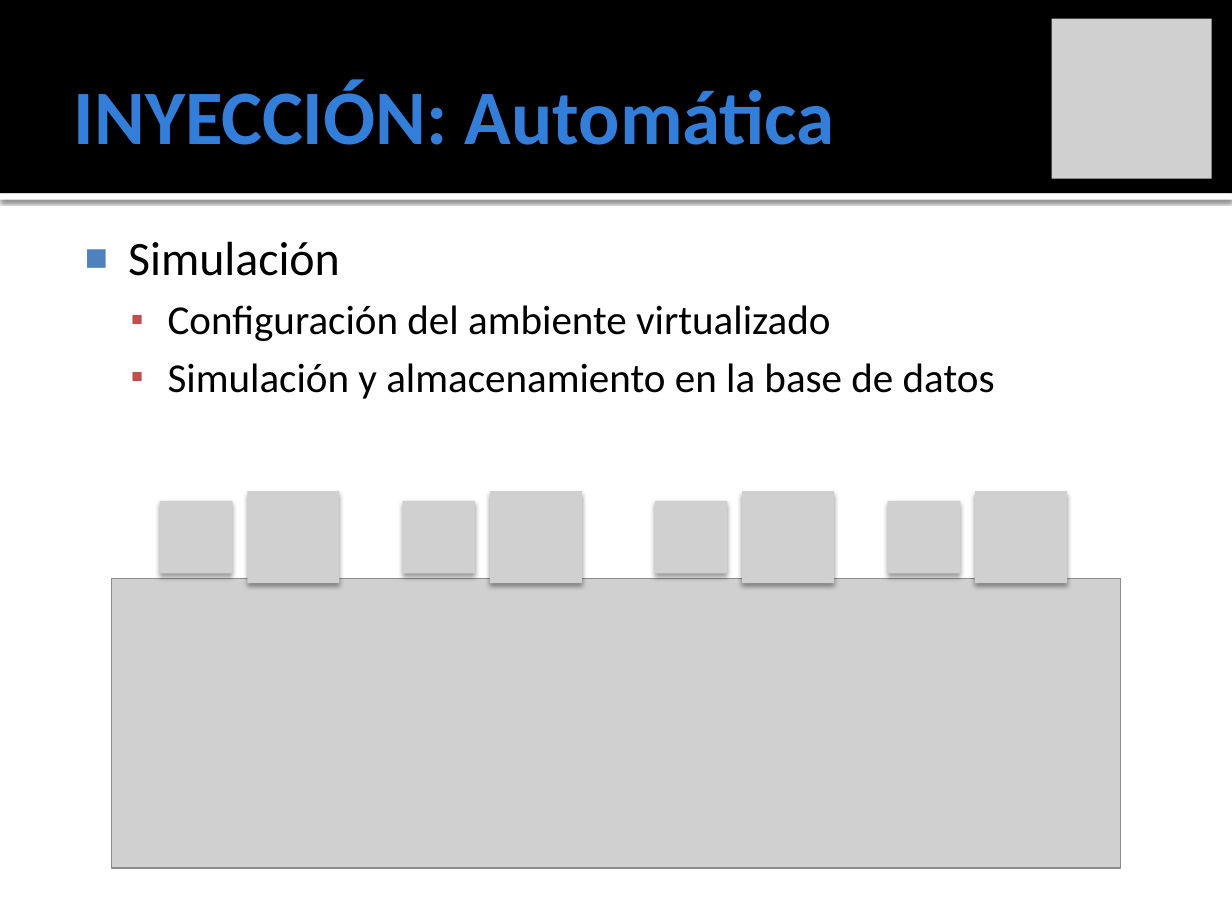
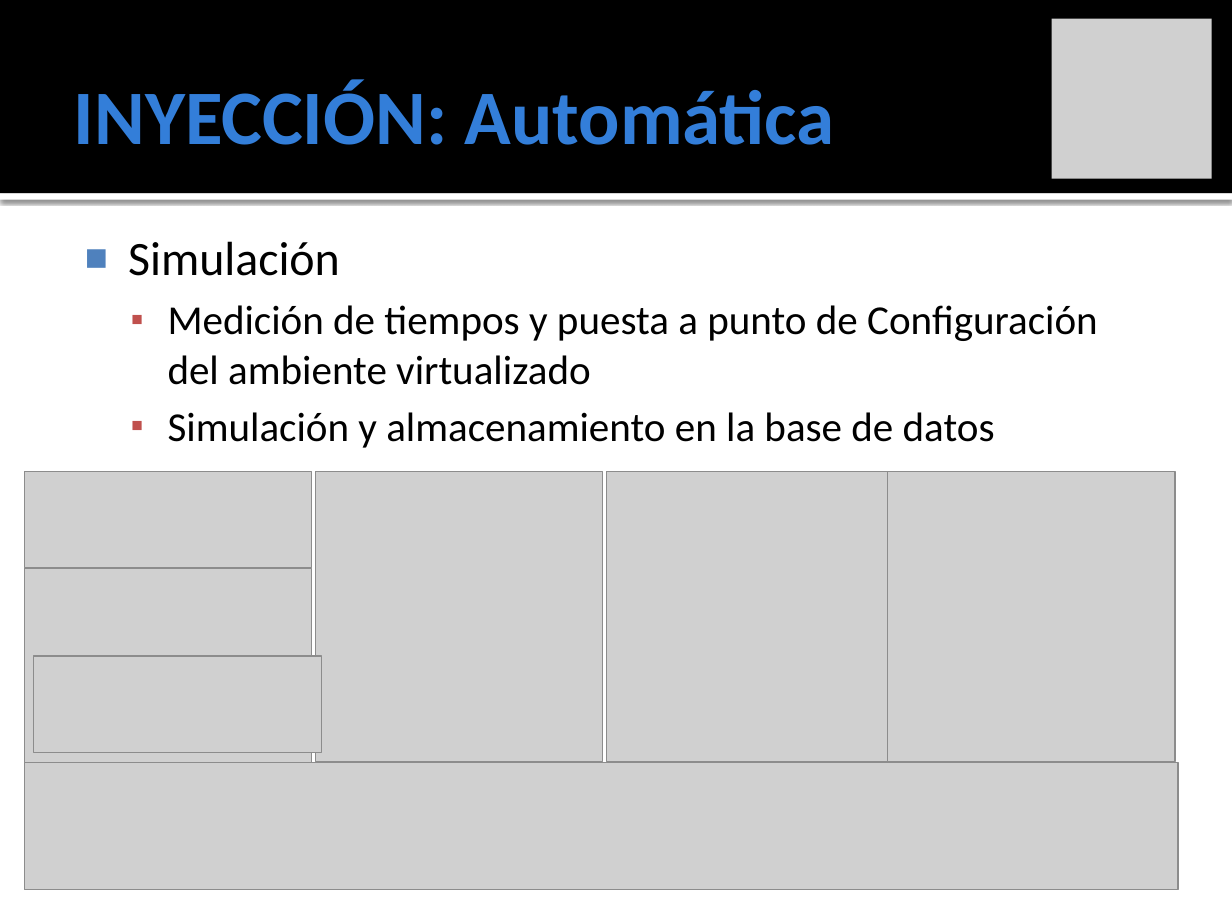
Before and after one commit to ginotkj/fiocs, a slide deck: slide 11 of Documentation/Documentacion/PRESENTACION_FACU.pptx. Drawn at 1232x924 pixels with LibreOffice and Linux fonts; fonts in the diff are those of the drawing; grey boxes stand for pictures. Boxes give left, top, right and bottom in pixels: in the first picture for what was removed or moved away, otherwise in the second. Text is boxed around its words. In the diff, an @@ line names an element or a change of style, - is before the commit and + after.

```diff
--- a/Documentation/Documentacion/PRESENTACION_FACU.pptx
+++ b/Documentation/Documentacion/PRESENTACION_FACU.pptx
@@ text at (168,305,1098,385): text changed @@
-  ▪ Configuración del ambiente virtualizado
+  ▪ Medición de tiempos y puesta a punto de Configuración del ambiente virtualizado
@@ picture added at (25,472,312,568) @@
@@ picture added at (315,472,602,761) @@
@@ picture added at (606,472,893,761) @@
@@ picture added at (887,472,1174,761) @@
@@ picture removed at (160,500,233,573) @@
@@ picture removed at (248,492,340,584) @@
@@ picture removed at (403,500,476,573) @@
@@ picture removed at (490,492,583,584) @@
@@ picture removed at (654,500,727,573) @@
@@ picture removed at (742,492,834,584) @@
@@ picture removed at (887,500,960,573) @@
@@ picture removed at (975,492,1067,584) @@
@@ picture added at (25,569,312,763) @@
@@ picture removed at (112,578,1121,867) @@
@@ picture added at (34,655,322,752) @@
@@ picture added at (25,763,312,890) @@
@@ picture added at (25,763,1179,890) @@
```
Also in this commit, not shown: 3 other slides changed.
